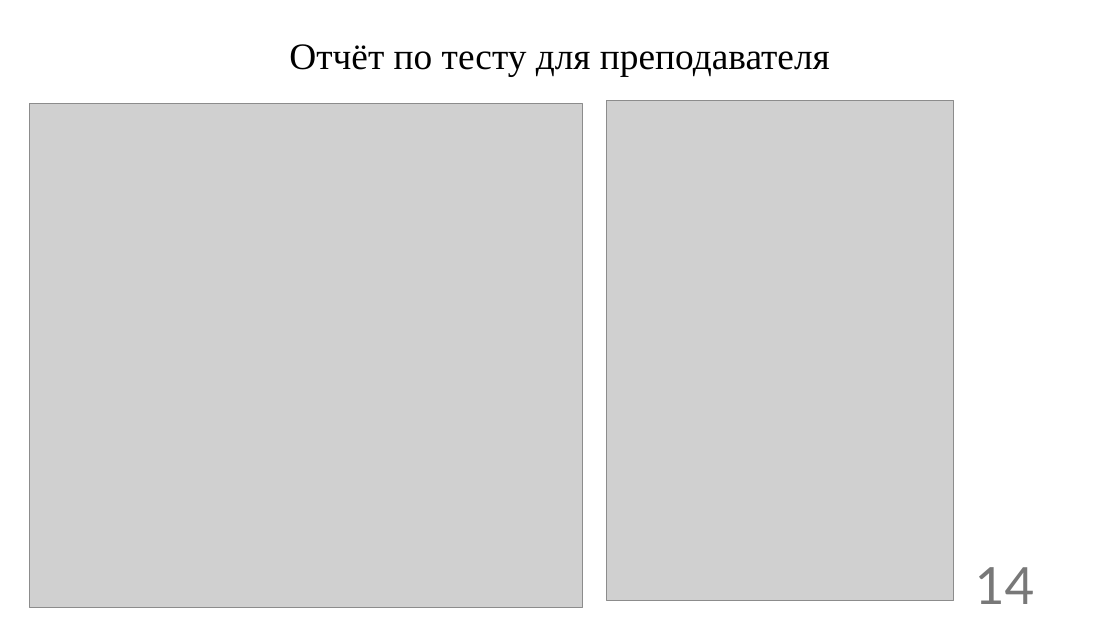
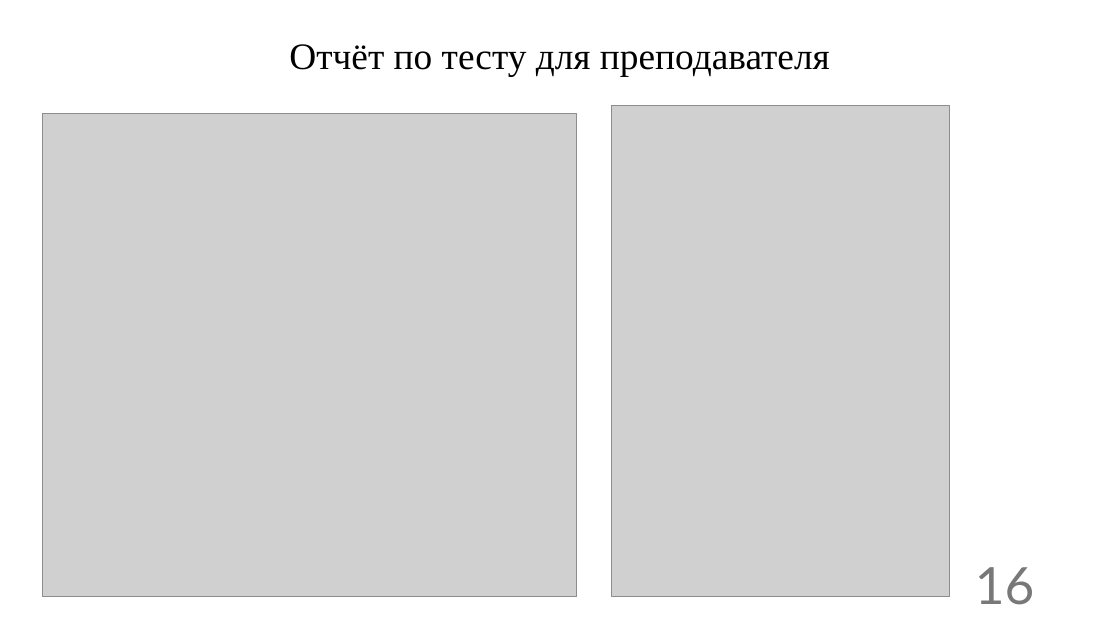
Before and after one commit to Deathlimit/Expert_system_KubSU, a slide deck: slide 16 of Expert_System_presentation.pptx (slide 14 before the commit). Drawn at 1120x630 pixels with LibreOffice and Linux fonts; fonts in the diff are those of the drawing; grey boxes stand for pictures. Boxes give left, top, right and bottom in pixels: in the first picture for what was removed or moved away, otherwise in the second. Text is boxed around its words. In the diff, an @@ line names an element or a change of style, - is before the commit and + after.

```diff
--- a/Expert_System_presentation.pptx
+++ b/Expert_System_presentation.pptx
@@ picture: place and size @@
-picture at <box>29,103,583,607</box>
+picture at <box>43,113,577,597</box>
@@ picture: place and size @@
-picture at <box>607,100,954,601</box>
+picture at <box>612,105,949,597</box>
@@ page number at <box>975,567,1035,605</box>: text changed @@
-14
+16
```
Also in this commit, not shown: 12 other slides changed, 4 slides added.
